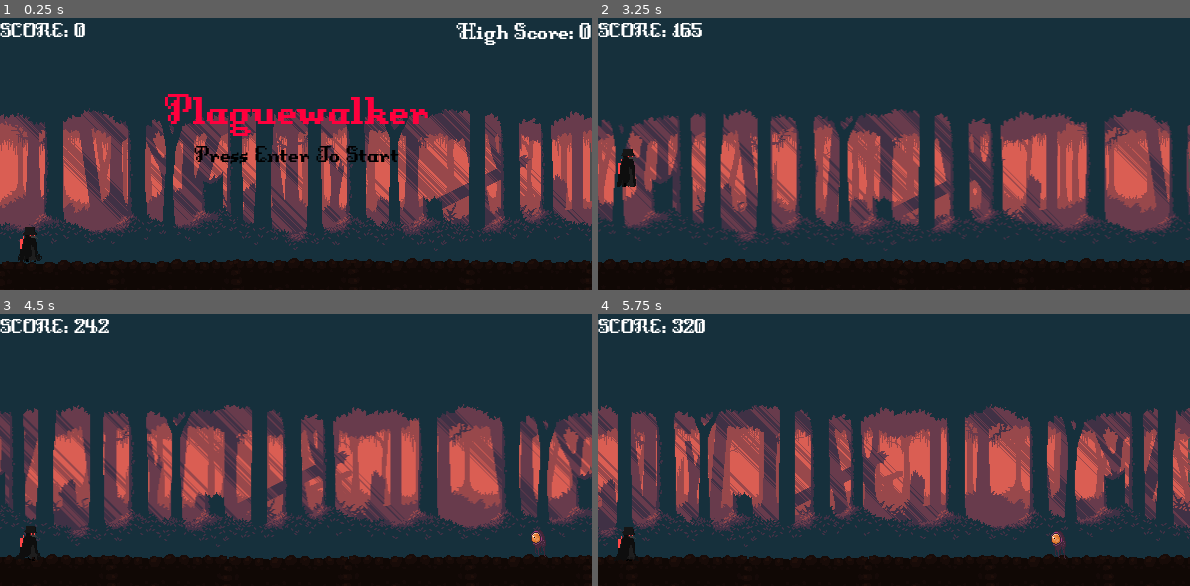
Above: before the commit, frames 1-4 (two rows, left to right).
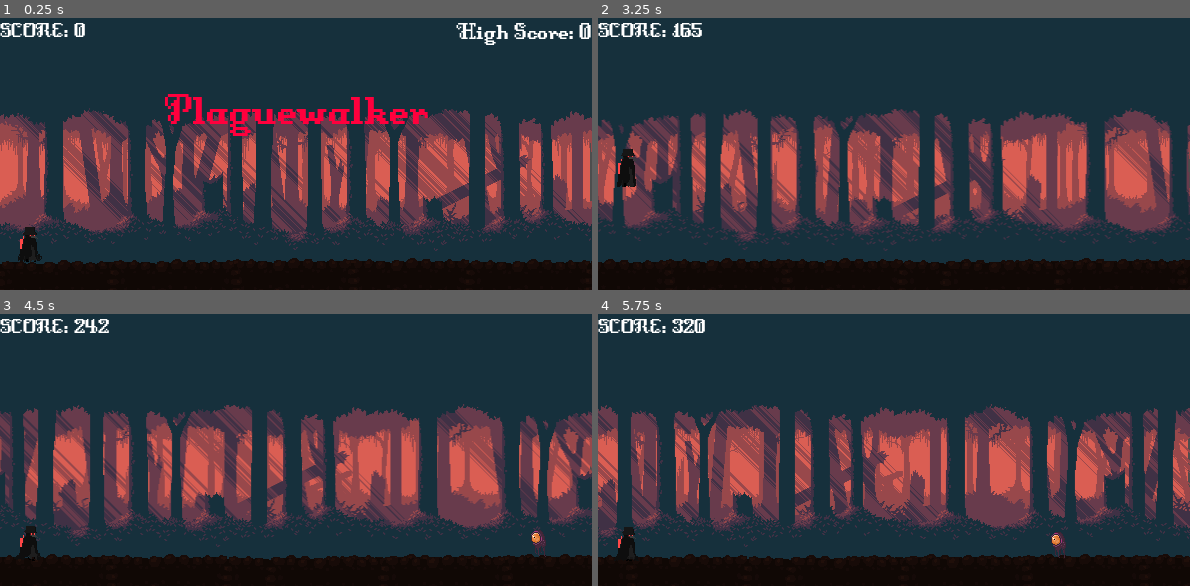
Above: after the commit, the same moments.

Repository: nano141004/GameJam
Game: Godot game, scene res://scenes/main.tscn
The game is run twice, just before and just after one commit, with the same random seed, the same clock (stepped at 60 frames per second) and the same inputs.
Inputs:
- Up to frame 1 (0.25 s): no input
- Up to frame 2 (3.25 s): tap Enter (enter) at 0.5, 0.6, 1.35, 2.1, 2.85 s; tap Space (jump) at 0.77, 1.52, 3.02 s
- Up to frame 3 (4.5 s): tap Enter (enter) at 3.6, 4.35 s; tap Space (jump) at 3.77 s
- Up to frame 4 (5.75 s): tap Space (jump) at 4.52 s; tap Enter (enter) at 5.1 s

The runs differ from the first frame. In frame 1, 0.8% of the frame differs, in the area x 32-68%, y 47-54%; in frame 2, less than 0.1%; in frame 3, less than 0.1%; in frame 4, 0.2%.

Commit message:
UAS: modifikasi game

Diff:
--- a/scenes/death.tscn
+++ b/scenes/death.tscn
@@ -4,6 +4,7 @@
 
 [node name="Death" type="CanvasLayer"]
 process_mode = 2
+metadata/_edit_vertical_guides_ = [-69.0]
 
 [node name="DeathLabel" type="Label" parent="."]
 modulate = Color(1, 0.00784314, 0, 1)
--- a/scenes/hud.tscn
+++ b/scenes/hud.tscn
@@ -42,15 +42,6 @@
 [node name="VBoxContainer" type="VBoxContainer" parent="PauseMenu/VBoxContainer2"]
 layout_mode = 2
 
-[node name="Start" type="Label" parent="PauseMenu/VBoxContainer2/VBoxContainer"]
-modulate = Color(0, 0, 0, 1)
-texture_filter = 1
-layout_mode = 2
-theme_override_fonts/font = ExtResource("1_8j5cr")
-theme_override_font_sizes/font_size = 27
-text = "Press Enter To Start"
-horizontal_alignment = 1
-
 [node name="HighScore" type="Label" parent="."]
 texture_filter = 1
 anchors_preset = 1
--- a/scenes/main.tscn
+++ b/scenes/main.tscn
@@ -17,7 +17,7 @@
 position = Vector2(87, 272)
 
 [node name="Player" parent="." instance=ExtResource("3_rmw6d")]
-position = Vector2(30, 225)
+position = Vector2(289, 146)
 
 [node name="Camera" type="Camera2D" parent="."]
 position = Vector2(-1.90735e-06, -1.52588e-05)
--- a/scripts/bat.gd
+++ b/scripts/bat.gd
@@ -7,5 +7,5 @@
 
 
 # Called every frame. 'delta' is the elapsed time since the previous frame.
-func _process(delta: float) -> void:
+func _physics_process(delta: float) -> void:
 	position.x -= get_parent().speed / 3.0
--- a/scripts/main.gd
+++ b/scripts/main.gd
@@ -17,9 +17,15 @@
 
 var oneeye = preload("res://scenes/oneeye.tscn")
 var bat = preload("res://scenes/bat.tscn")
+var platform_scene = preload("res://scenes/platform.tscn")
 var monsters_generated : Array
+var platforms_generated : Array
 var bat_h := [175, 224]
 var monster
+
+# platform spawner
+@export var platform_spawn_distance = 600
+var last_platform_x = 0
 
 @onready var player = $Player
 @onready var camera = $Camera
@@ -79,6 +85,22 @@
 	if score > high_score:
 		high_score = score
 
+func platform_spawner():
+	#
+	var spawn_position = last_platform_x + platform_spawn_distance
+	if camera.position.x + screen_size.x > spawn_position:
+		var new_platform = platform_scene.instantiate()
+		new_platform.position = Vector2i(spawn_position, 272)
+		add_child(new_platform)
+		platforms_generated.append(new_platform)
+		last_platform_x = spawn_position
+
+	# Remove platform after
+	for p in platforms_generated:
+		if p.position.x < (camera.position.x - screen_size.x):
+			p.queue_free()
+			platforms_generated.erase(p)
+
 func monster_generator():
 	if monsters_generated.is_empty() or monster.position.x < score + randi_range(300, 500):
 		#oneeye
@@ -105,7 +127,9 @@
 			pause_menu.hide()
 			$HUD.get_node("HighScore").hide()
 
-	else:
+# Physics process
+func _physics_process(delta: float) -> void:
+	if not pause:
 		#update speed
 		if speed < max_speed:
 			speed = start_speed + score/accel
@@ -115,6 +139,9 @@
 		#generate monsters
 		monster_generator()
 
+		#spawn platform
+		platform_spawner()
+
 		#moving
 		player.position.x += speed
 		camera.position.x += speed
@@ -123,10 +150,6 @@
 		score += speed
 		update_score()
 
-		#regenerate platform
-		if camera.position.x - platform.position.x > screen_size.x * 1:
-			platform.position.x += screen_size.x
-
 		for monster in monsters_generated:
 			if monster.position.x < (camera.position.x - screen_size.x):
 				monster.queue_free()
Not shown, changed: export_presets.cfg
